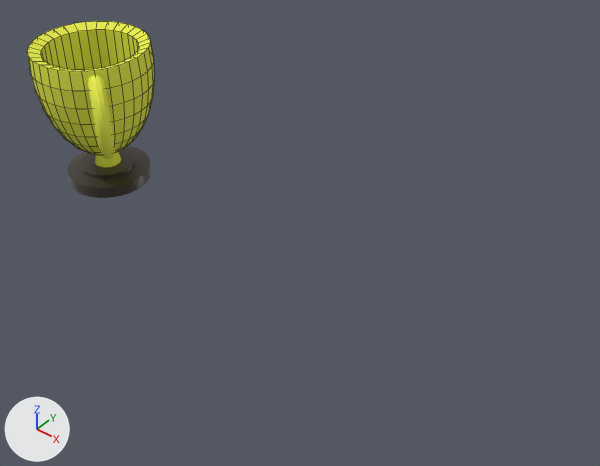
Before and after pictures for a commit that changed the Blender file Pitts Pong/assets/trophy.blend.
Camera for both pictures: a 50 mm camera at (2.93, -2.08, 2.242) aimed at (1.202, 0.016, 0.211). Lighting does not change. The marker at lower left points along +X, +Y and +Z. Mesh edges are drawn as thin lines on the coarser meshes.
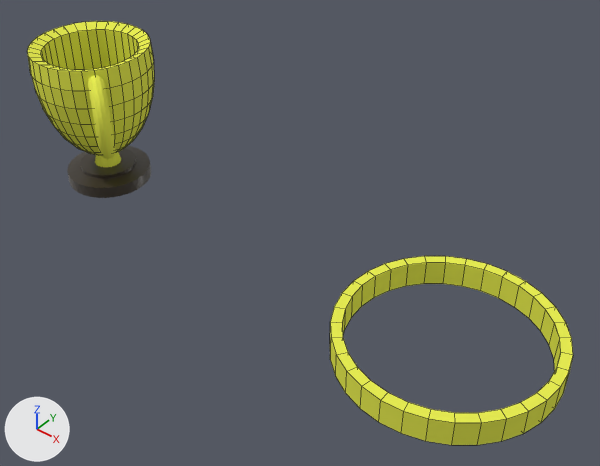
The newer file is also turned or shifted as a whole; pictures and numbers use the older file's frame.

Changed parts and their boxes (x1, y1, x2, y2) in the pictures (600 x 466 px):
'Circle', added (yellow): after (330, 256, 573, 445)

Edits to the bpy script that builds the scene:
```text
Add me_circle:
    me_circle.from_pydata(...)  # 436 vertices, 295 faces, 144 loose edges; spans x -1.0..1.0, y -1.0..1.0, z 0.08..0.33
    me_circle.materials.append(mat_material)  # yellow #e8ec53
Add ob_circle:
    ob_circle = bpy.data.objects.new('Circle', me_circle)
    ob_circle.location = (1.935, -0.015, -0.01)
    ob_circle.scale = (0.437, 0.437, 0.437)
```
